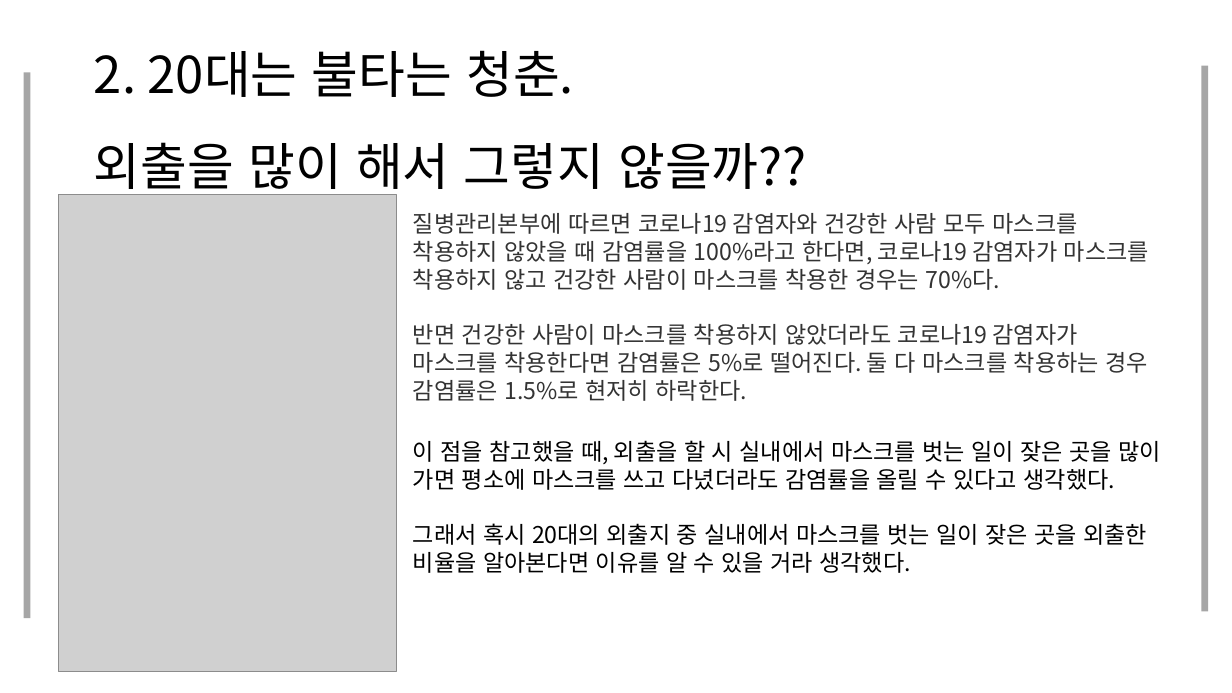
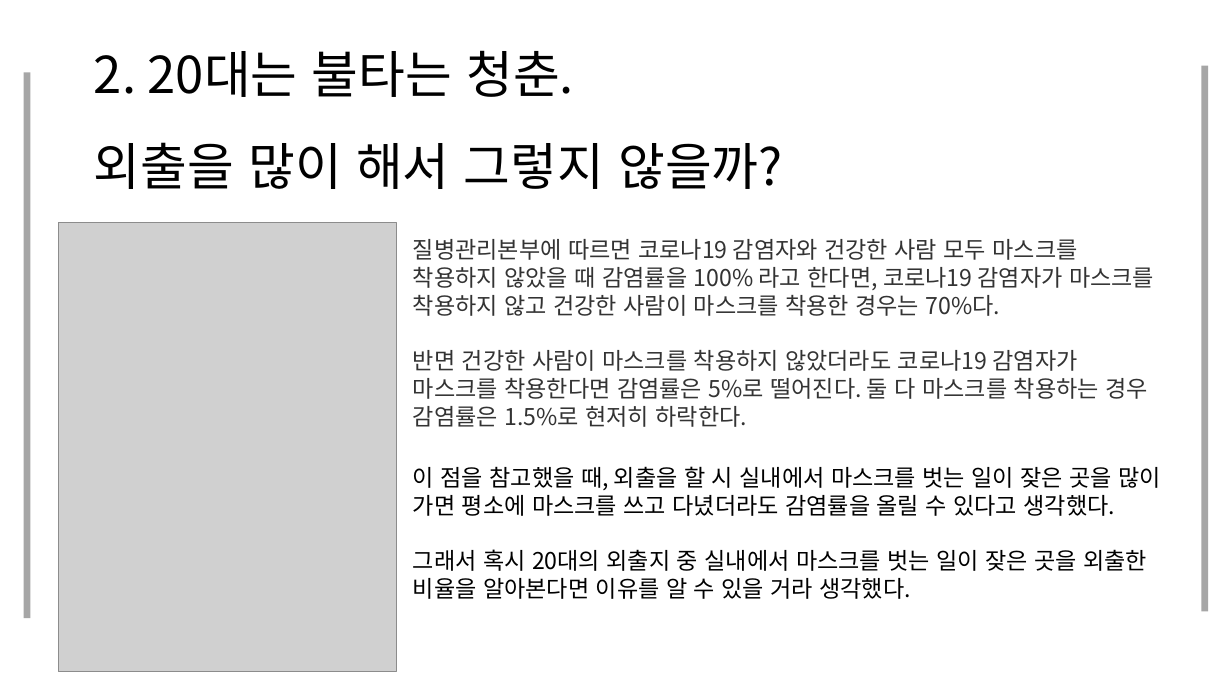
Before and after one commit to JooEHyeon/CORONA19_data_analysis, a slide deck: slide 18 of 최종합본.pptx (slide 17 before the commit). Drawn at 1232x693 pixels with LibreOffice and Linux fonts; fonts in the diff are those of the drawing; grey boxes stand for pictures. Boxes give left, top, right and bottom in pixels: in the first picture for what was removed or moved away, otherwise in the second. Text is boxed around its words. In the diff, an @@ line names an element or a change of style, - is before the commit and + after.

```diff
--- a/최종합본.pptx
+++ b/최종합본.pptx
@@ title at (94, 50, 782, 189): text changed @@
-2. 20대는 불타는 청춘.
-외출을 많이 해서 그렇지 않을까??
+2. 20대는 불타는 청춘.
+외출을 많이 해서 그렇지 않을까?
@@ picture: place and size @@
-picture at (58, 195, 396, 672)
+picture at (58, 222, 396, 672)
@@ text at (413, 239, 1154, 427): spaces changed @@
-질병관리본부에 따르면 코로나19 감염자와 건강한 사람 모두 마스크를 착용하지 않았을 때 감염률을 100%라고 한다면, 코로나19 감염자가 마스크를 착용하지 않고 건강한 사람이 마스크를 착용한 경우는 70%다.
-반면 건강한 사람이 마스크를 착용하지 않았더라도 코로나19 감염자가 마스크를 착용한다면 감염률은 5%로 떨어진다. 둘 다 마스크를 착용하는 경우 감염률은 1.5%로 현저히 하락한다.
+질병관리본부에 따르면 코로나19 감염자와 건강한 사람 모두 마스크를 착용하지 않았을 때 감염률을 100% 라고 한다면, 코로나19 감염자가 마스크를 착용하지 않고 건강한 사람이 마스크를 착용한 경우는 70%다.
+반면 건강한 사람이 마스크를 착용하지 않았더라도 코로나19 감염자가 마스크를 착용한다면 감염률은 5%로 떨어진다. 둘 다 마스크를 착용하는 경우 감염률은 1.5%로 현저히 하락한다.
@@ text "이 점을 참고했을 때, 외출을 ...": place and size @@
-text "이 점을 참고했을 때, 외출을 ..." at (413, 440, 1161, 573)
+text "이 점을 참고했을 때, 외출을 ..." at (413, 466, 1161, 599)
```
Also in this commit, not shown: 21 other slides changed, 4 slides added, 2 slides removed.
